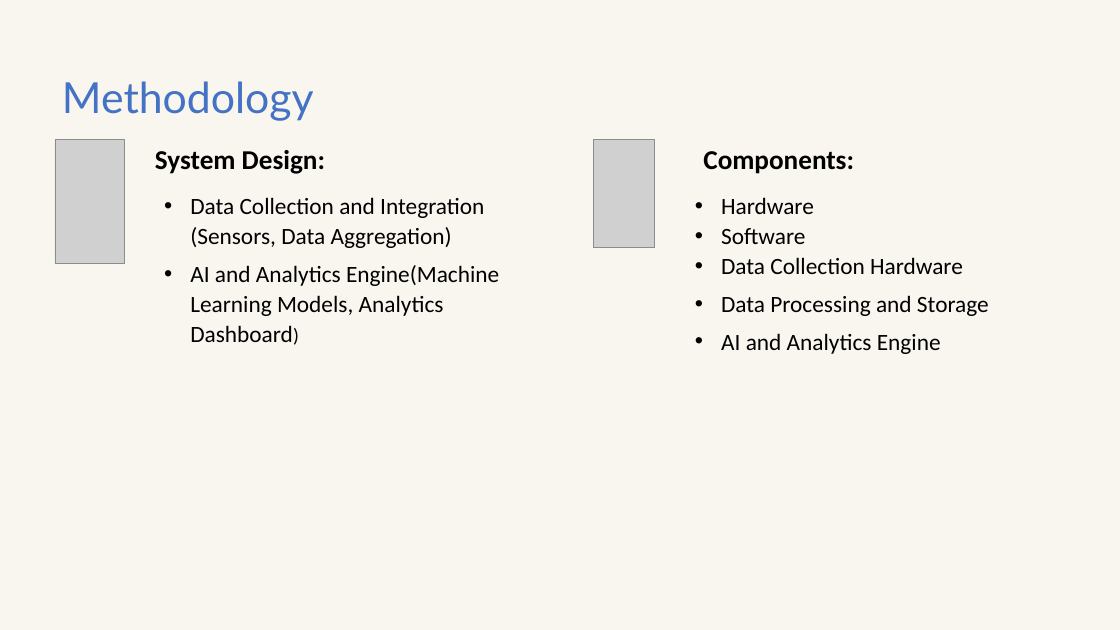
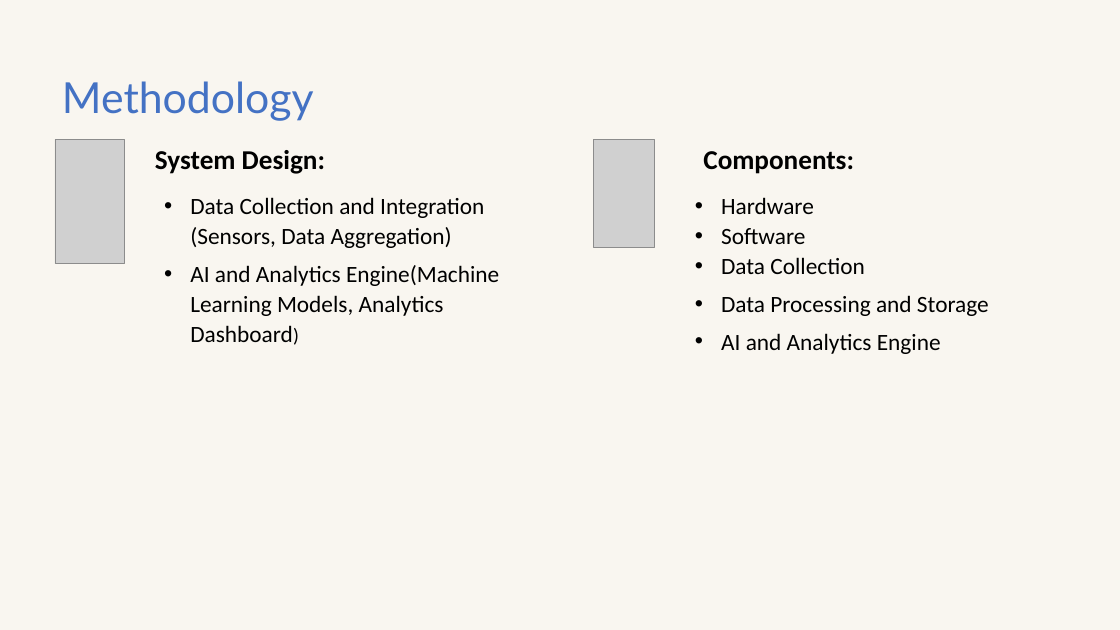
Before and after one commit to Vaibhav-1308/Agribot-Plantation-and-AI-Driven-Quality-Insights, a slide deck: slide 8 of PPT-R1-Agribot 2024-1.pptx. Drawn at 1120x630 pixels with LibreOffice and Linux fonts; fonts in the diff are those of the drawing; grey boxes stand for pictures. Boxes give left, top, right and bottom in pixels: in the first picture for what was removed or moved away, otherwise in the second. Text is boxed around its words. In the diff, an @@ line names an element or a change of style, - is before the commit and + after.

```diff
--- a/PPT-R1-Agribot 2024-1.pptx
+++ b/PPT-R1-Agribot 2024-1.pptx
@@ text at [721, 257, 864, 274]: text changed @@
-• Data Collection Hardware
+• Data Collection
```
Also in this commit, not shown: 7 other slides changed, 3 other files.
